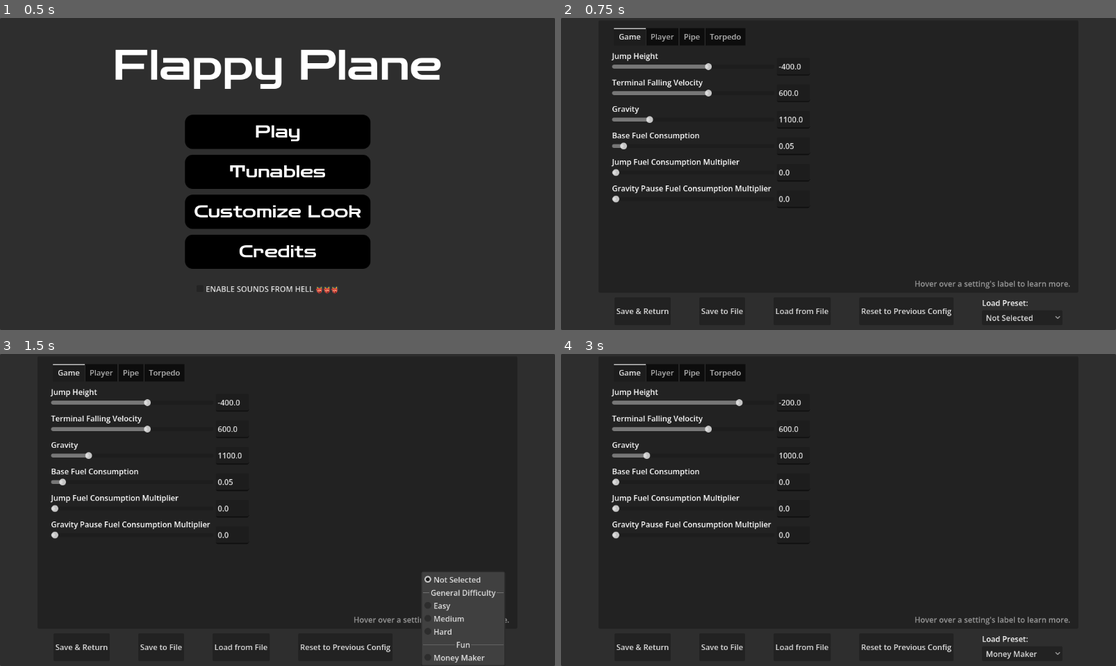
Above: before the commit, frames 1-4 (two rows, left to right).
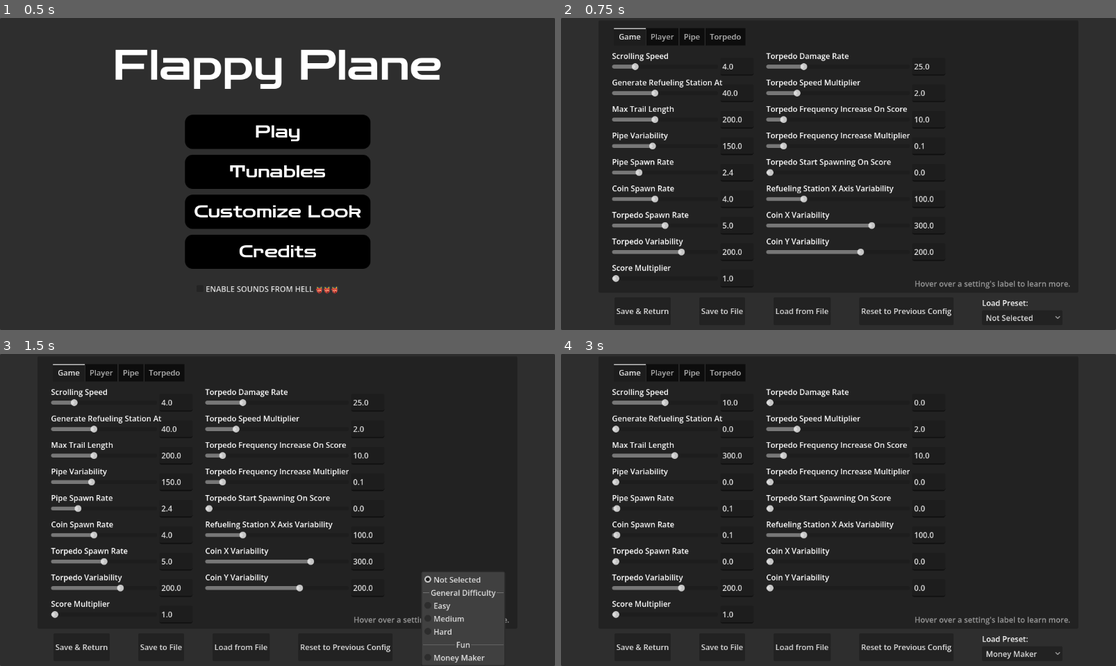
Above: after the commit, the same moments.

Repository: matrndev/flappy-plane
Game: Godot game, scene res://scenes/main_menu.tscn
Same seed, same stepped clock (60 frames per second), same inputs: the game is played once before the commit and once after it.
Inputs:
- Up to frame 1 (0.5 s): no input
- Up to frame 2 (0.75 s): click "Tunables" at 0.5 s
- Up to frame 3 (1.5 s): click "Not Selected" at 1.25 s
- Up to frame 4 (3 s): click "Not Selected" at 2 s; click "OK" at 2.75 s

Frame 1 is identical in both runs. In frame 2, 5.8% of the frame differs, in the area x 9-68%, y 11-85%; in frame 3, 5.8%; in frame 4, 5.0%.

Commit message:
add shootable missiles

Diff:
--- a/project.godot
+++ b/project.godot
@@ -79,6 +79,11 @@
 "events": [Object(InputEventKey,"resource_local_to_scene":false,"resource_name":"","device":-1,"window_id":0,"alt_press …(192 unchanged characters)…
 ]
 }
+keyboard_v={
+"deadzone": 0.2,
+"events": [Object(InputEventKey,"resource_local_to_scene":false,"resource_name":"","device":-1,"window_id":0,"alt_pressed":false,"shift_pressed":false,"ctrl_pressed":false,"meta_pressed":false,"pressed":false,"keycode":0,"physical_keycode":86,"key_label":0,"unicode":118,"location":0,"echo":false,"script":null)
+]
+}
 
 [rendering]
 
--- a/scenes/game.tscn
+++ b/scenes/game.tscn
@@ -10,6 +10,7 @@
 [ext_resource type="PackedScene" uid="uid://btvo7t7jdda1m" path="res://scenes/refueling_station.tscn" id="8_gee14"]
 [ext_resource type="PackedScene" uid="uid://cye2twaxip8lf" path="res://scenes/torpedo.tscn" id="8_trtic"]
 [ext_resource type="PackedScene" uid="uid://tv1so81v08fi" path="res://scenes/refueling_menu.tscn" id="9_0tnpc"]
+[ext_resource type="PackedScene" uid="uid://juehevapv27c" path="res://scenes/pew_pew.tscn" id="9_ir15t"]
 [ext_resource type="Script" uid="uid://d34yuumxrwwm5" path="res://scripts/player.gd" id="9_kvpfn"]
 [ext_resource type="PackedScene" uid="uid://b6sttng1yxfx7" path="res://scenes/game_stats.tscn" id="10_vtaks"]
 [ext_resource type="PackedScene" uid="uid://dlhmbm8et6p6h" path="res://scenes/you_died.tscn" id="11_kvpfn"]
@@ -27,6 +28,7 @@
 death_message_scene = ExtResource("11_kvpfn")
 cheat_code_menu_scene = ExtResource("7_dinhu")
 torpedo_scene = ExtResource("8_trtic")
+pew_pew_scene = ExtResource("9_ir15t")
 
 [node name="Background" type="Sprite2D" parent="." unique_id=302017982]
 position = Vector2(578, 236.00003)
--- /dev/null
+++ b/scenes/pew_pew.tscn
@@ -0,0 +1,34 @@
+[gd_scene format=3 uid="uid://juehevapv27c"]
+
+[ext_resource type="Script" uid="uid://ddv0ybwu8n3h0" path="res://scripts/pew_pew.gd" id="1_mtf7x"]
+[ext_resource type="Texture2D" uid="uid://qdnyfwl3ifnt" path="res://assets/plane_pack/planes/torpedo/fire_ball_1.png" id="2_j8djy"]
+[ext_resource type="Texture2D" uid="uid://4l8ynkdqu7cy" path="res://assets/plane_pack/planes/torpedo/torpedo.png" id="3_4nwah"]
+
+[sub_resource type="RectangleShape2D" id="RectangleShape2D_8js7m"]
+size = Vector2(54, 61)
+
+[node name="PewPew" type="Area2D" unique_id=1905454062]
+script = ExtResource("1_mtf7x")
+
+[node name="ColorRect" type="ColorRect" parent="." unique_id=1532150804]
+visible = false
+offset_right = 46.0
+offset_bottom = 8.0
+color = Color(1, 0, 1, 1)
+
+[node name="CollisionShape2D" type="CollisionShape2D" parent="." unique_id=1899990197]
+position = Vector2(27, 4.5)
+shape = SubResource("RectangleShape2D_8js7m")
+
+[node name="Sprite2D" type="Sprite2D" parent="." unique_id=212453041]
+visible = false
+position = Vector2(25, 4.0000014)
+scale = Vector2(0.3460378, 0.34603778)
+texture = ExtResource("2_j8djy")
+
+[node name="Sprite2D2" type="Sprite2D" parent="." unique_id=2129168469]
+position = Vector2(18, 1.7881393e-07)
+scale = Vector2(0.175005, 0.175005)
+texture = ExtResource("3_4nwah")
+
+[connection signal="area_entered" from="." to="." method="_on_area_entered"]
--- a/scenes/player.tscn
+++ b/scenes/player.tscn
@@ -8,23 +8,23 @@
 radius = 16.0
 height = 100.0
 
-[node name="Player" type="CharacterBody2D"]
+[node name="Player" type="CharacterBody2D" unique_id=115332894]
 
-[node name="Sprite2D" type="Sprite2D" parent="."]
+[node name="Sprite2D" type="Sprite2D" parent="." unique_id=547271422]
 position = Vector2(79.953964, -29.312489)
 scale = Vector2(0.12609895, 0.12609896)
 texture = ExtResource("1_3vyb7")
 
-[node name="CollisionShape2D" type="CollisionShape2D" parent="."]
+[node name="CollisionShape2D" type="CollisionShape2D" parent="." unique_id=1279781525]
 position = Vector2(83, -23)
 rotation = -1.5707964
 shape = SubResource("CapsuleShape2D_g2els")
 
-[node name="WingSound" type="AudioStreamPlayer2D" parent="."]
+[node name="WingSound" type="AudioStreamPlayer2D" parent="." unique_id=1299714602]
 stream = ExtResource("2_g2els")
 
-[node name="DieSound" type="AudioStreamPlayer2D" parent="."]
+[node name="DieSound" type="AudioStreamPlayer2D" parent="." unique_id=1892323354]
 stream = ExtResource("3_qhqgy")
 
-[node name="AudioListener2D" type="AudioListener2D" parent="."]
+[node name="AudioListener2D" type="AudioListener2D" parent="." unique_id=839463635]
 current = true
--- a/scenes/torpedo.tscn
+++ b/scenes/torpedo.tscn
@@ -2,6 +2,7 @@
 
 [ext_resource type="Script" uid="uid://bichtjom6nqrt" path="res://scripts/torpedo.gd" id="1_0ddwc"]
 [ext_resource type="Texture2D" uid="uid://4l8ynkdqu7cy" path="res://assets/plane_pack/planes/torpedo/torpedo.png" id="1_w885k"]
+[ext_resource type="Texture2D" uid="uid://qdnyfwl3ifnt" path="res://assets/plane_pack/planes/torpedo/fire_ball_1.png" id="3_8idko"]
 [ext_resource type="AudioStream" uid="uid://dvn1sq1p2nrx0" path="res://assets/audio/explosion.mp3" id="3_agymq"]
 
 [sub_resource type="CapsuleShape2D" id="CapsuleShape2D_0ddwc"]
@@ -12,9 +13,15 @@
 script = ExtResource("1_0ddwc")
 
 [node name="Sprite2D" type="Sprite2D" parent="." unique_id=471096832]
+visible = false
 position = Vector2(1.0000153, 0)
 scale = Vector2(0.17699115, 0.17699115)
 texture = ExtResource("1_w885k")
+
+[node name="Sprite2D2" type="Sprite2D" parent="." unique_id=1420908958]
+position = Vector2(2.9999998, 1.0000002)
+scale = Vector2(0.36959988, 0.36959988)
+texture = ExtResource("3_8idko")
 
 [node name="CollisionShape2D" type="CollisionShape2D" parent="." unique_id=1935390000]
 rotation = -1.5707964
@@ -23,4 +30,5 @@
 [node name="AudioStreamPlayer2D" type="AudioStreamPlayer2D" parent="." unique_id=958028966]
 stream = ExtResource("3_agymq")
 
+[connection signal="area_entered" from="." to="." method="_on_area_entered"]
 [connection signal="body_entered" from="." to="." method="_on_body_entered"]
--- a/scenes/tunables_menu.tscn
+++ b/scenes/tunables_menu.tscn
@@ -44,7 +44,6 @@
 tab_3/title = "Torpedo"
 
 [node name="GameConfigContainer" type="VBoxContainer" parent="Panel/Panel" unique_id=728586781 groups=["containers"]]
-visible = false
 layout_mode = 1
 offset_left = 28.0
 offset_top = 88.0
@@ -321,7 +320,6 @@
 text = "Score Multiplier"
 
 [node name="GameConfigContainer2" type="VBoxContainer" parent="Panel/Panel" unique_id=217898088 groups=["containers"]]
-visible = false
 layout_mode = 1
 offset_left = 348.0
 offset_top = 88.0
@@ -559,6 +557,7 @@
 text = "Coin Y Variability"
 
 [node name="PlayerConfigContainer" type="VBoxContainer" parent="Panel/Panel" unique_id=1943693623 groups=["containers"]]
+visible = false
 layout_mode = 1
 offset_left = 28.0
 offset_top = 88.0
--- a/scripts/game.gd
+++ b/scripts/game.gd
@@ -10,10 +10,12 @@
 @export var death_message_scene: PackedScene
 @export var cheat_code_menu_scene: PackedScene
 @export var torpedo_scene: PackedScene
+@export var pew_pew_scene: PackedScene
 var pipes: Array
 var coins: Array
 var stations: Array
 var torpedoes: Array
+var pew_pews: Array
 var screen_size: Vector2i
 var ground_scroll_pos: int
 var ground_height: int
@@ -97,6 +99,16 @@
 		##scroll_speed = 3
 		#pass
 
+	if Input.is_action_just_pressed("keyboard_v"):
+		var pew_pew: Area2D = pew_pew_scene.instantiate()
+		pew_pew.position.x = $Player.position.x
+		pew_pew.position.y = $Player.position.y - 20
+		pew_pew.add_to_group("pew_pews")
+		add_child(pew_pew)
+		pew_pew.name = "PewPew" + str(pew_pews.size())
+		pew_pews.append(pew_pew)
+
+
 	if Input.is_action_just_pressed("keyboard_t"):
 		$CheatCodeMenu.show()
 		hold = true
@@ -166,6 +178,13 @@
 		if torpedo.position.x < -(scroll_speed * 100 * TunableVariables.torpedo_speed_multiplier):
 			torpedoes.remove_at(i)
 			torpedo.queue_free()
+
+	for i in range(pew_pews.size() - 1, -1, -1):
+		var pew_pew = pew_pews[i]
+		pew_pew.position.x += scroll_speed * TunableVariables.torpedo_speed_multiplier
+		if pew_pew.position.x > screen_size.x:
+			pew_pews.remove_at(i)
+			pew_pew.queue_free()
 
 
 	# plane trail
@@ -215,6 +234,7 @@
 	var torpedo: Area2D = torpedo_scene.instantiate()
 	torpedo.position.x = screen_size.x + 50
 	torpedo.position.y = (screen_size.y - ground_height) / 2.0 + randi_range(-torpedo_variability, torpedo_variability)
+	torpedo.name = "Torpedo" + str(randi())
 	torpedo.hit.connect(torpedo_hit)
 	torpedo.hit.connect($Player.hit_animation)
 	torpedo.add_to_group("torpedoes")
--- /dev/null
+++ b/scripts/pew_pew.gd
@@ -0,0 +1,11 @@
+extends Area2D
+
+
+var hit_torpedo: bool = false
+
+
+func _on_area_entered(area: Area2D) -> void:
+	if area.name.begins_with("Torpedo") and not hit_torpedo:
+		hit_torpedo = true
+		set_deferred("monitorable", false)
+		hide()
--- a/scripts/torpedo.gd
+++ b/scripts/torpedo.gd
@@ -12,3 +12,9 @@
 		if TunableVariables.deal_damage:
 			hit.emit()
 		hide()
+
+
+func _on_area_entered(area: Area2D) -> void:
+	if area.name.begins_with("PewPew"):
+		was_hit = true
+		hide()
Not shown: 1 places in scenes/player.tscn that only renumber resources
Not shown, added: scripts/pew_pew.gd.uid
